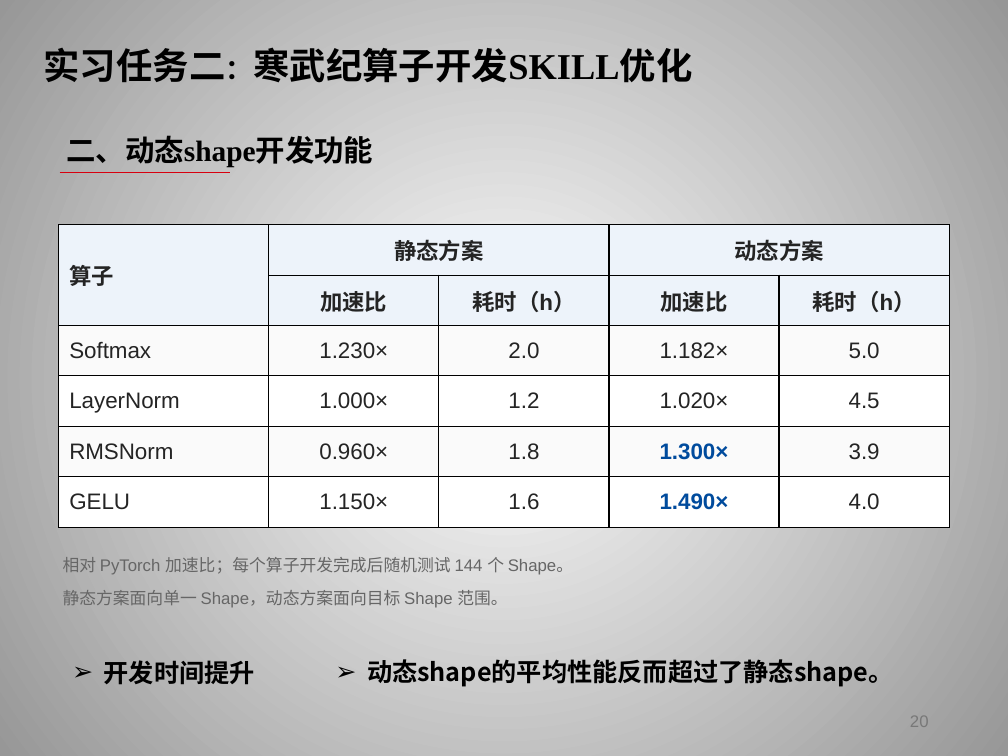
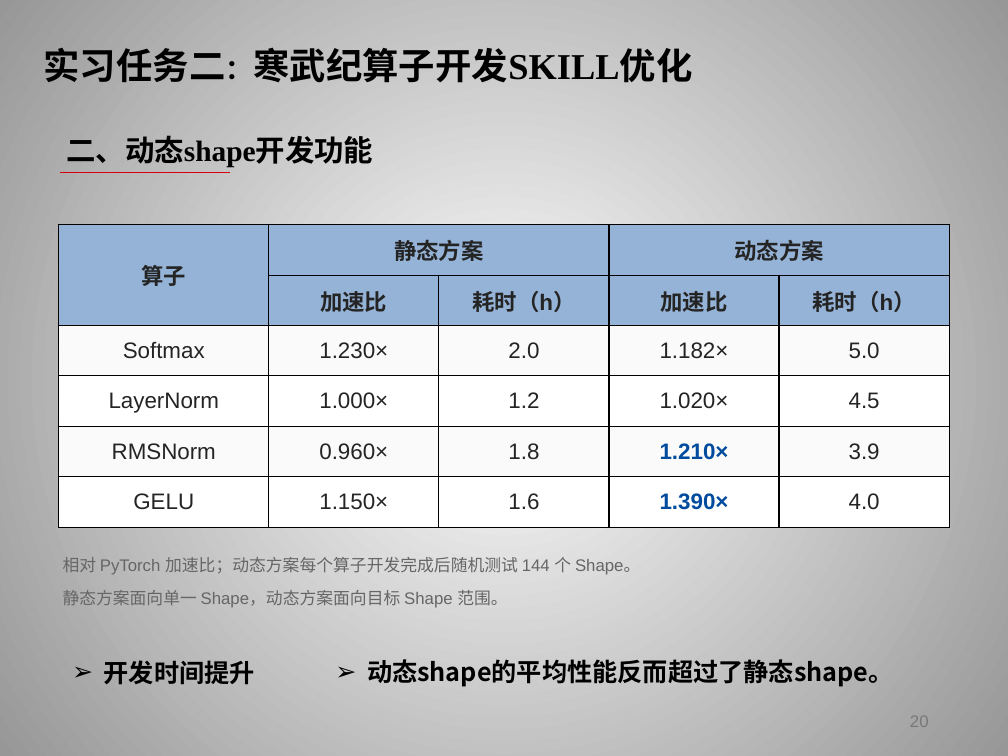
Before and after one commit to huohuomiao/ScriptWhisper, a slide deck: slide 20 of 霍子昂实习总结.pptx. Drawn at 1008x756 pixels with LibreOffice and Linux fonts; fonts in the diff are those of the drawing; background and template pictures are left out. Boxes give left, top, right and bottom in pixels: in the first picture for what was removed or moved away, otherwise in the second. Text is boxed around its words. In the diff, an @@ line names an element or a change of style, - is before the commit and + after.

```diff
--- a/霍子昂实习总结.pptx
+++ b/霍子昂实习总结.pptx
@@ table at bbox=[58, 225, 950, 527] @@
-row 5, column 4: 1.300×
+row 5, column 4: 1.210×
-row 6, column 4: 1.490×
+row 6, column 4: 1.390×
@@ fill #EDF3FA to #95B3D7 in 7 cells @@
@@ alignment left to centre @@
@@ text at bbox=[63, 557, 640, 575]: text changed @@
-相对 PyTorch 加速比；每个算子开发完成后随机测试 144 个 Shape。
+相对 PyTorch 加速比；动态方案每个算子开发完成后随机测试 144 个 Shape。
```
Also in this commit, not shown: 23 other slides changed, 2 slides added, 2 slides removed.
